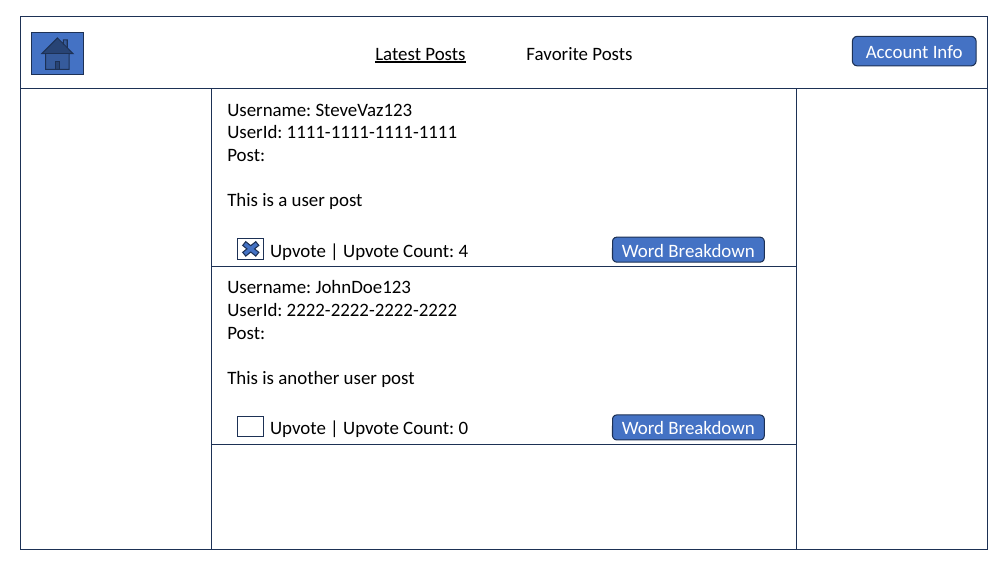
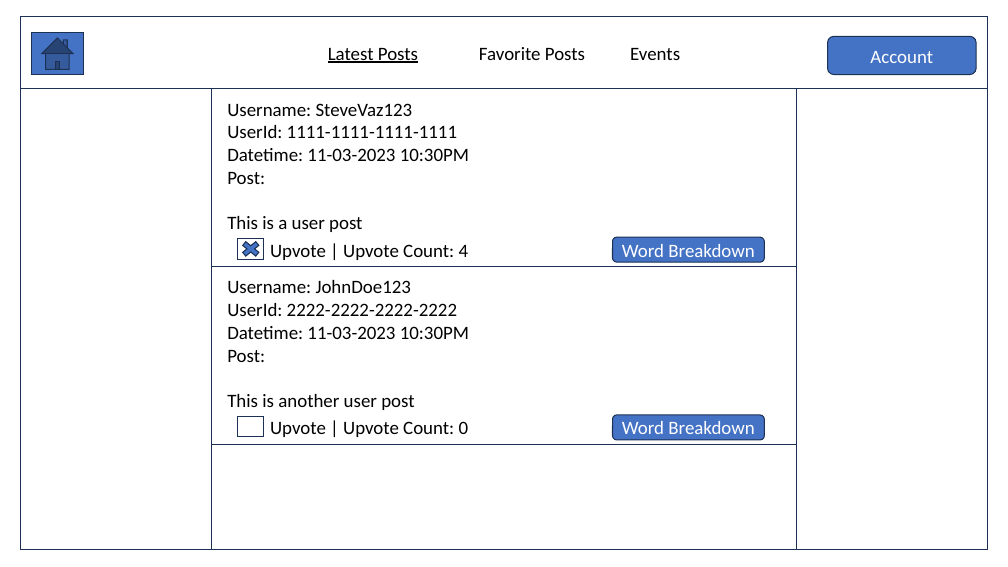
Before and after one commit to seniorscooba/Web_Programming_Final_Project, a slide deck: slide 8 of Documents/final_project_planning.pptx (slide 7 before the commit). Drawn at 1008x567 pixels with LibreOffice and Linux fonts; fonts in the diff are those of the drawing. Boxes give left, top, right and bottom in pixels: in the first picture for what was removed or moved away, otherwise in the second. Text is boxed around its words. In the diff, an @@ line names an element or a change of style, - is before the commit and + after.

```diff
--- a/Documents/final_project_planning.pptx
+++ b/Documents/final_project_planning.pptx
@@ text in rectangle at <box>328,47,680,63</box>: text changed @@
-Latest Posts Favorite Posts
+Latest Posts Favorite Posts Events
@@ rounded rectangle "Account": place and size @@
-rounded rectangle "Account" at <box>852,36,976,66</box>
+rounded rectangle "Account" at <box>828,36,977,75</box>
@@ text in rounded rectangle at <box>870,51,933,63</box>: text changed @@
-Account Info
+Account
@@ text at <box>227,148,469,161</box>: paragraph added @@
+Datetime: 11-03-2023 10:30PM
@@ text at <box>227,326,469,339</box>: paragraph added @@
+Datetime: 11-03-2023 10:30PM
```
Also in this commit, not shown: 3 other slides changed, 2 slides added, 1 other file.
